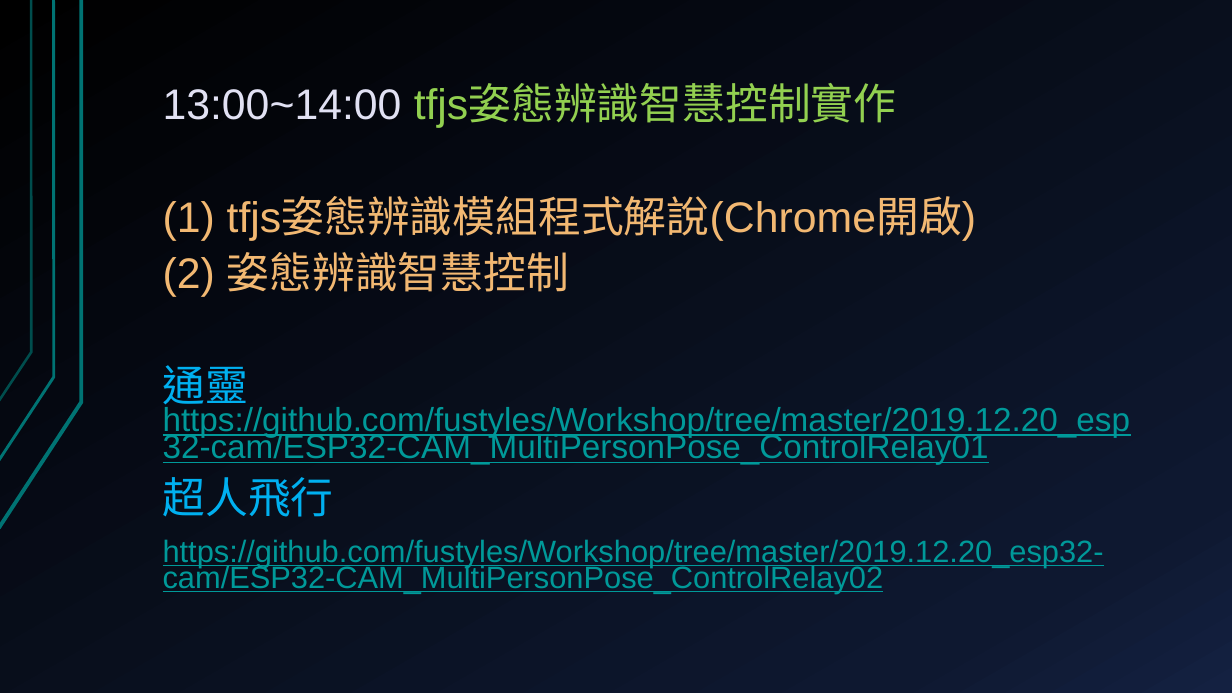
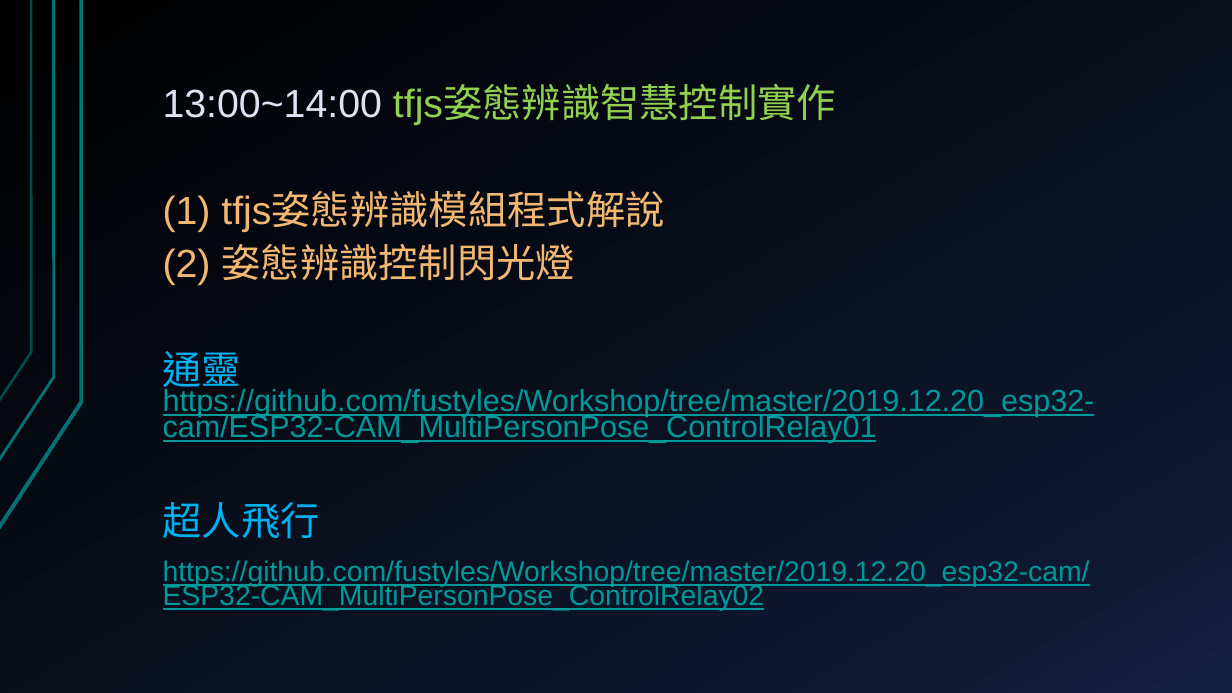
Before and after one commit to deltacod/Workshop, a slide deck: slide 32 of 2019.12.20_esp32-cam/ESP32-CAM-AI影像辨識應用.pptx. Drawn at 1232x693 pixels with LibreOffice and Linux fonts; fonts in the diff are those of the drawing. Boxes give left, top, right and bottom in pixels: in the first picture for what was removed or moved away, otherwise in the second. Text is boxed around its words. In the diff, an @@ line names an element or a change of style, - is before the commit and + after.

```diff
--- a/2019.12.20_esp32-cam/ESP32-CAM-AI影像辨識應用.pptx
+++ b/2019.12.20_esp32-cam/ESP32-CAM-AI影像辨識應用.pptx
@@ text at (163,86,1095,611): size 33.3 to 30.6 pt in "13:00~14:00 tfjs姿態辨識智慧控制實作", "通靈", "超人飛行"; size 25.9 to 23.8 pt, size 24.1 to 22.1 pt in "https://github.com/fustyles/Workshop/tree/master/2019.12.20_ ..." @@
@@ text at (163,193,664,285): text changed; size 33.3 to 30.6 pt @@
-(1) tfjs姿態辨識模組程式解說(Chrome開啟)
-(2) 姿態辨識智慧控制
+(1) tfjs姿態辨識模組程式解說
+(2) 姿態辨識控制閃光燈
```
Also in this commit, not shown: 8 other slides changed, 1 slide added, 1 other file.
